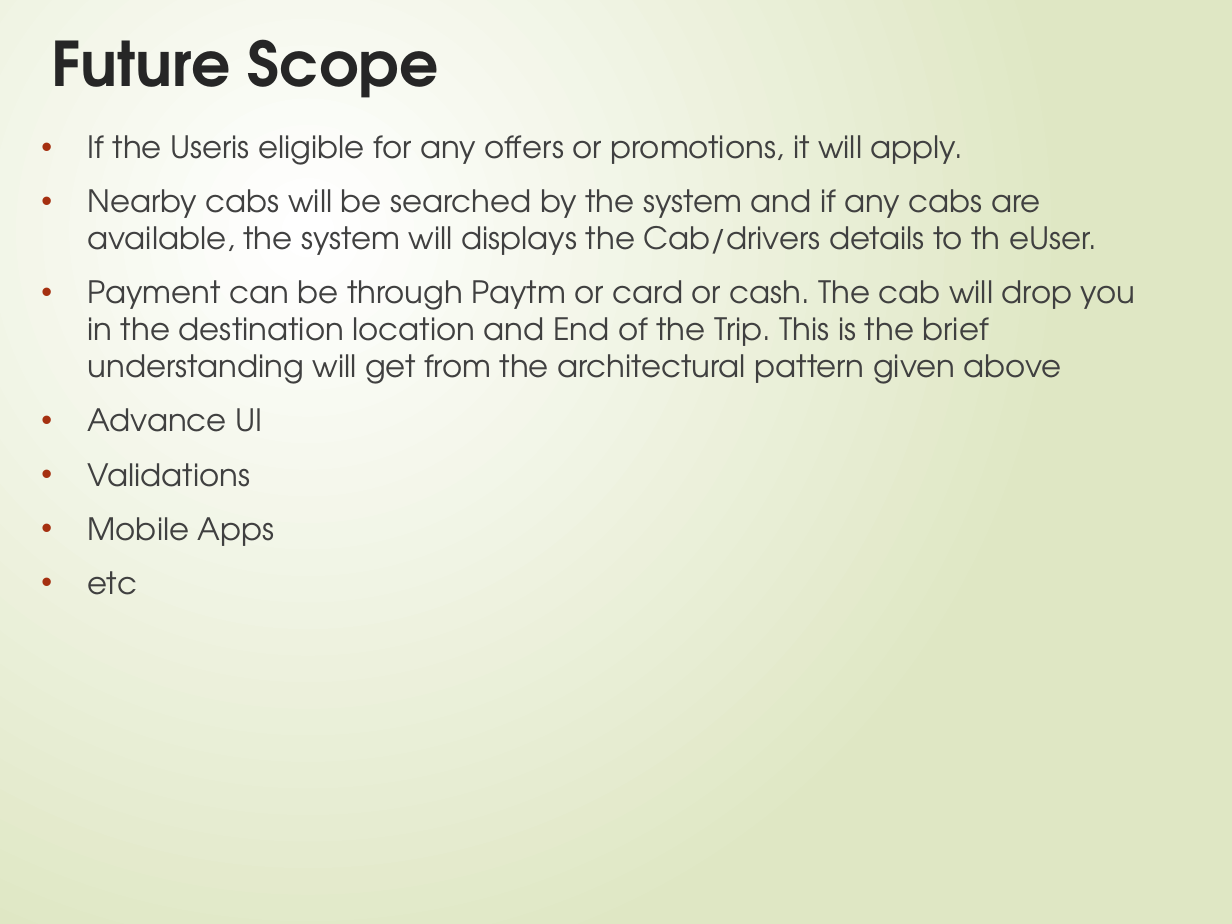
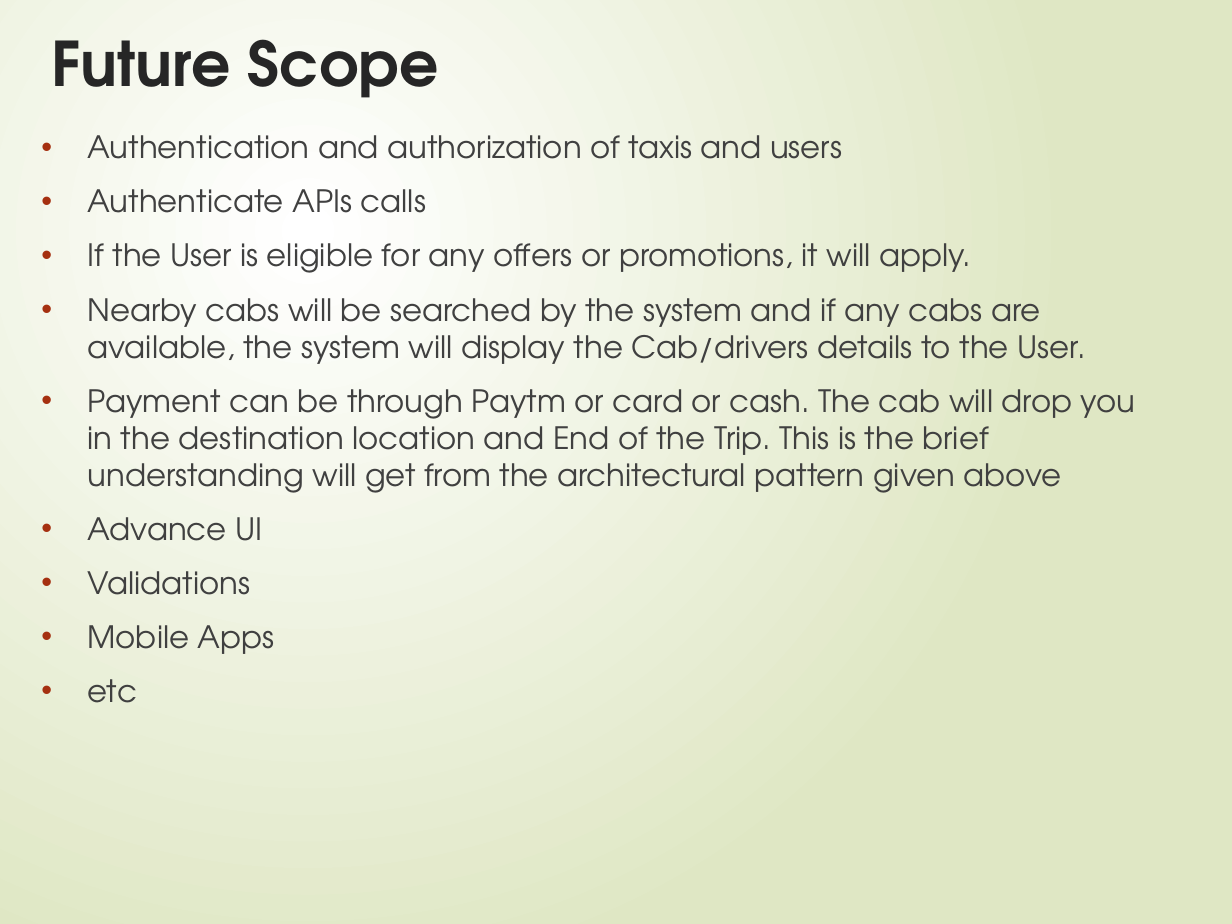
Before and after one commit to smitagarg1/Taxi-Agg_Final-Submission, a slide deck: slide 14 of GLTaxiAgg-BookingandTracking System.pptx (slide 20 before the commit). Drawn at 1232x924 pixels with LibreOffice and Linux fonts; fonts in the diff are those of the drawing. Boxes give left, top, right and bottom in pixels: in the first picture for what was removed or moved away, otherwise in the second. Text is boxed around its words. In the diff, an @@ line names an element or a change of style, - is before the commit and + after.

```diff
--- a/GLTaxiAgg-BookingandTracking System.pptx
+++ b/GLTaxiAgg-BookingandTracking System.pptx
@@ text at (x1=88, y1=135, x2=1085, y2=364): text changed @@
-• If the Useris eligible for any offers or promotions, it will apply.
-• Nearby cabs will be searched by the system and if any cabs are available, the system will displays the Cab/drivers details to th eUser.
+• Authentication and authorization of taxis and users
+• Authenticate APIs calls
+• If the User is eligible for any offers or promotions, it will apply.
+• Nearby cabs will be searched by the system and if any cabs are available, the system will display the Cab/drivers details to the User.
```
Also in this commit, not shown: 7 other slides changed, 4 slides added, 14 slides removed, 2 other files.
